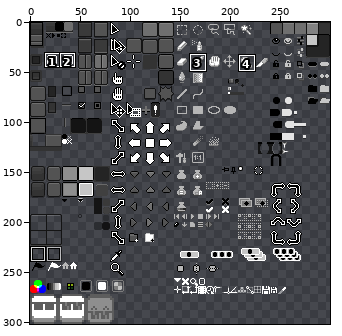
Two versions of one sprite sheet, sheet.png. The picture above shows the old version from afar; the outline marks the close-up.
Close-up. As it was:
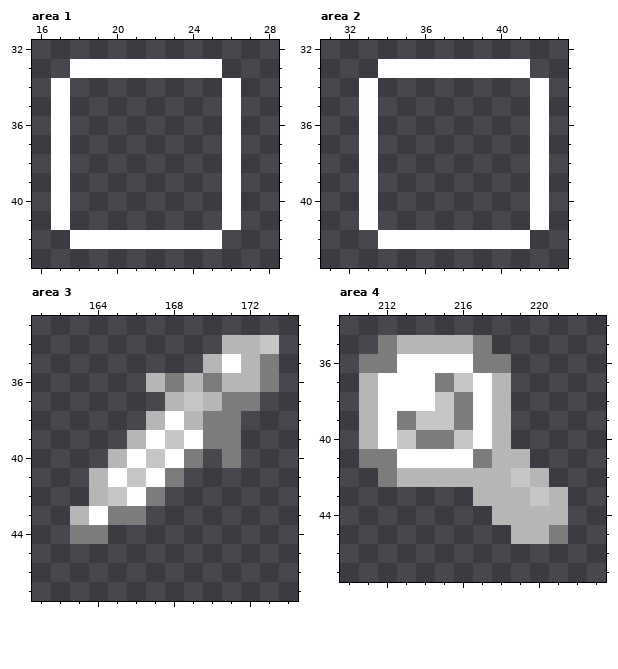
The file is 300x302 pixels. Colours within 5 levels of each other are drawn and written as one. Shown: area 1: x 16..28, y 32..43; area 2: x 31..43, y 32..43; area 3: x 161..174, y 33..47; area 4: x 210..223, y 34..47. The commit also changed other parts of the picture, which this record leaves out.
And afterwards:
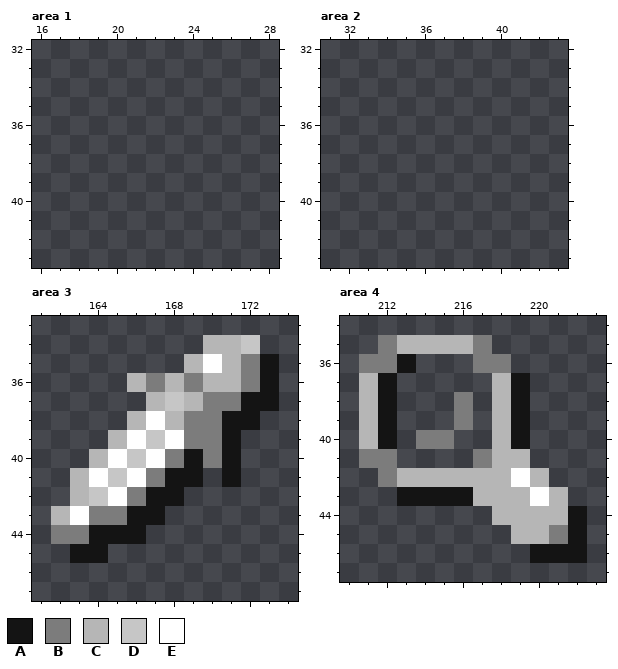
Palette (. is transparent): A #141414  B #7c7c7c  C #b6b6b6  D #c6c6c6  E #ffffff
Change:
--- area 1
@@ x 16..28 @@
 32 .............
-33 ..EEEEEEEE...
-34 .E........E..
-35 .E........E..
-36 .E........E..
-37 .E........E..
-38 .E........E..
-39 .E........E..
-40 .E........E..
-41 .E........E..
-42 ..EEEEEEEE...
+33 .............
+34 .............
+35 .............
+36 .............
+37 .............
+38 .............
+39 .............
+40 .............
+41 .............
+42 .............
 43 .............
--- area 2
@@ x 31..43 @@
 32 .............
-33 ...EEEEEEEE..
-34 ..E........E.
-35 ..E........E.
-36 ..E........E.
-37 ..E........E.
-38 ..E........E.
-39 ..E........E.
-40 ..E........E.
-41 ..E........E.
-42 ...EEEEEEEE..
+33 .............
+34 .............
+35 .............
+36 .............
+37 .............
+38 .............
+39 .............
+40 .............
+41 .............
+42 .............
 43 .............
--- area 3
@@ x 161..174 @@
 33 ..............
-34 ..........CCD.
-35 .........CECB.
-36 ......CBCBCCB.
-37 .......CDCBB..
-38 ......CECBB...
-39 .....CEDEBB...
-40 ....CEDEB.B...
-41 ...CEDEB......
-42 ...CDEB.......
-43 ..CEBB........
-44 ..BB..........
-45 ..............
+34 .........CCD..
+35 ........CECBA.
+36 .....CBCBCCBA.
+37 ......CDCBBAA.
+38 .....CECBBAA..
+39 ....CEDEBBA...
+40 ...CEDEBABA...
+41 ..CEDEBAA.A...
+42 ..CDEBAA......
+43 .CEBBAA.......
+44 .BBAAA........
+45 ..AA..........
 46 ..............
--- area 4
@@ x 210..223 @@
 35 ..BCCCCB......
-36 .BBEEEEBB.....
-37 .CEEEBDEC.....
-38 .CEEEDBEC.....
-39 .CEBDDBEC.....
-40 .CEDBBDEC.....
-41 .BBEEEEBCC....
-42 ..BCCCCCCDC...
-43 .......CCCDC..
-44 ........CCCC..
-45 .........CCB..
-46 ..............
+36 .BBA...BB.....
+37 .CA.....CA....
+38 .CA...B.CA....
+39 .CA...B.CA....
+40 .CA.BB..CA....
+41 .BB....BCC....
+42 ..BCCCCCCEC...
+43 ...AAAACCCEC..
+44 ........CCCCA.
+45 .........CCBA.
+46 ..........AAA.
 47 ..............
